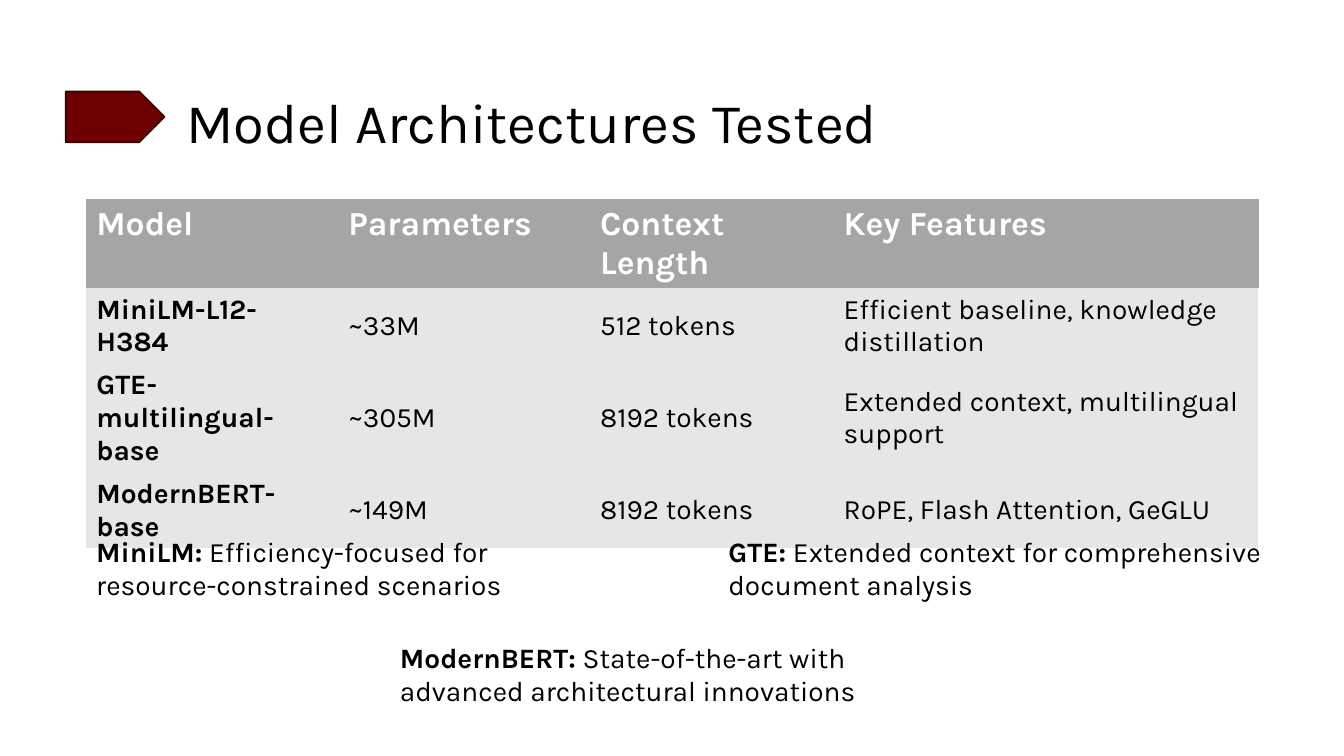
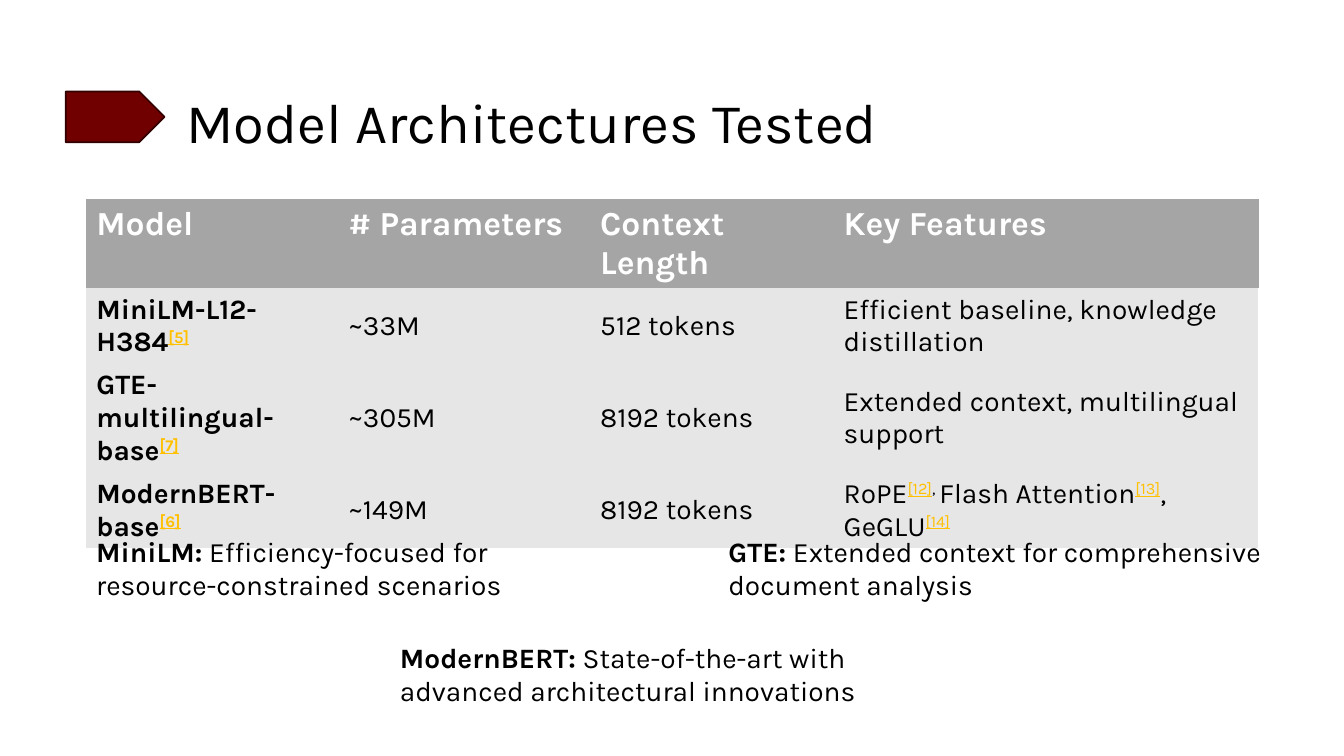
Before and after one commit to skfrost19/cross-encoder-modal, a slide deck: slide 14 of cross_encoder/thesis/Thesis_presentation.pptx. Drawn at 1344x756 pixels with LibreOffice and Linux fonts; fonts in the diff are those of the drawing. Boxes give left, top, right and bottom in pixels: in the first picture for what was removed or moved away, otherwise in the second. Text is boxed around its words. In the diff, an @@ line names an element or a change of style, - is before the commit and + after.

```diff
--- a/cross_encoder/thesis/Thesis_presentation.pptx
+++ b/cross_encoder/thesis/Thesis_presentation.pptx
@@ table at box(87, 200, 1259, 547) @@
-row 1, column 2: Parameters
+row 1, column 2: # Parameters
-row 2, column 1: MiniLM-L12-H384
+row 2, column 1: MiniLM-L12-H384[5]
-row 3, column 1: GTE-multilingual-base
+row 3, column 1: GTE-multilingual-base[7]
-row 4, column 1: ModernBERT-base
+row 4, column 1: ModernBERT-base[6]
-row 4, column 4: RoPE, Flash Attention, GeGLU
+row 4, column 4: RoPE[12], Flash Attention[13], GeGLU[14]
```
Also in this commit, not shown: 13 other slides changed, 1 other file.
